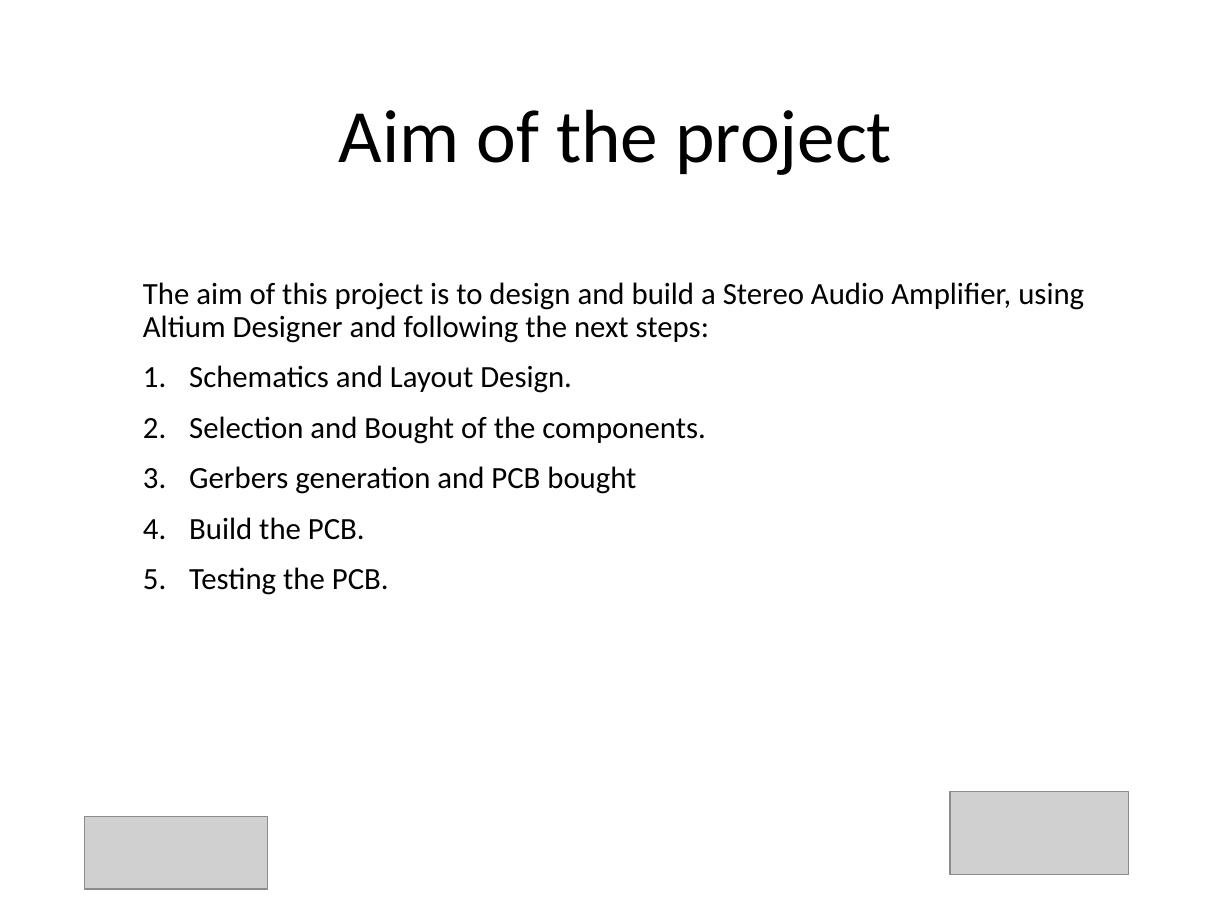
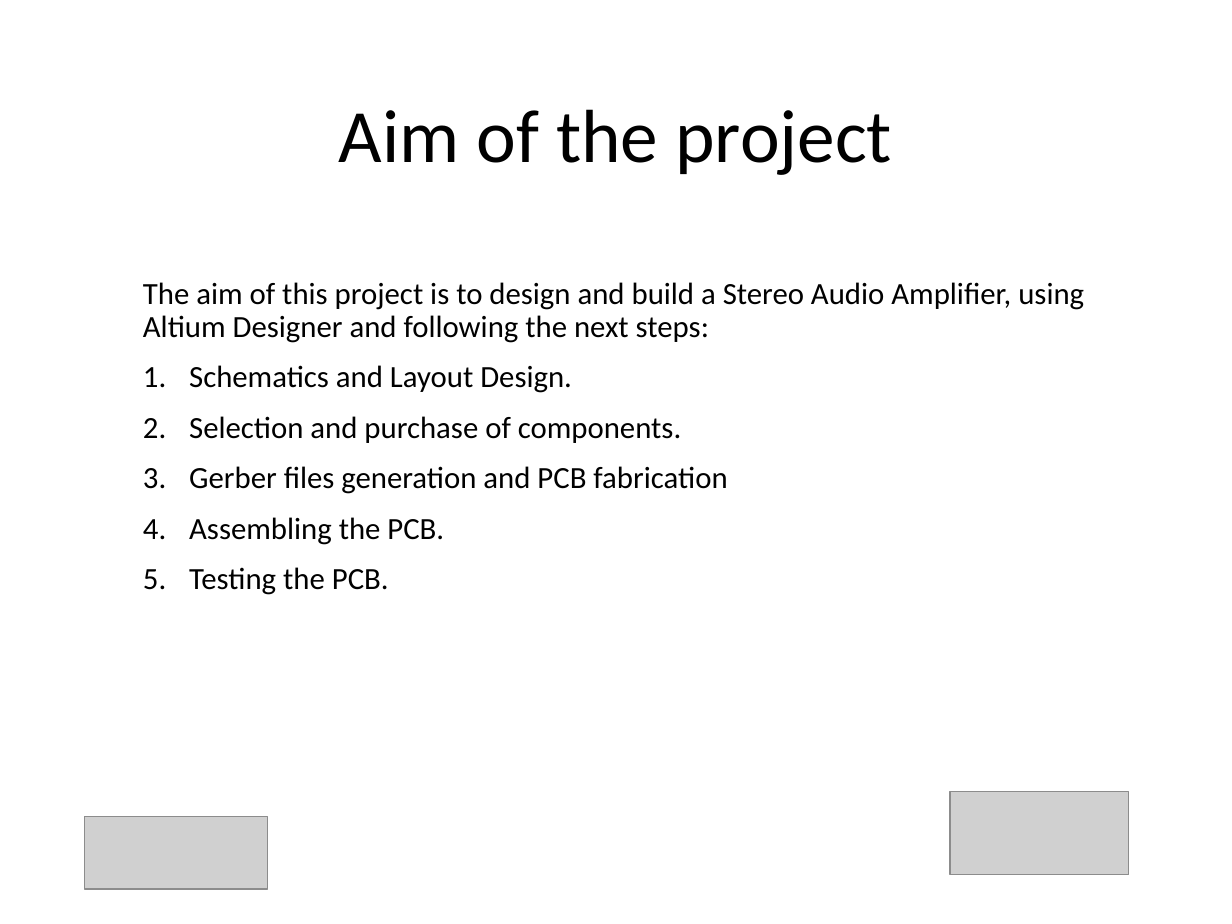
Before and after one commit to Jorjo80/Trabajo-ELAB, a slide deck: slide 3 of Presentacion.pptx. Drawn at 1232x924 pixels with LibreOffice and Linux fonts; fonts in the diff are those of the drawing; grey boxes stand for pictures. Boxes give left, top, right and bottom in pixels: in the first picture for what was removed or moved away, otherwise in the second. Text is boxed around its words. In the diff, an @@ line names an element or a change of style, - is before the commit and + after.

```diff
--- a/Presentacion.pptx
+++ b/Presentacion.pptx
@@ text at <box>189,416,727,545</box>: text changed @@
-2. Selection and Bought of the components.
-3. Gerbers generation and PCB bought
-4. Build the PCB.
+2. Selection and purchase of components.
+3. Gerber files generation and PCB fabrication
+4. Assembling the PCB.
```
Also in this commit, not shown: 7 other slides changed.
